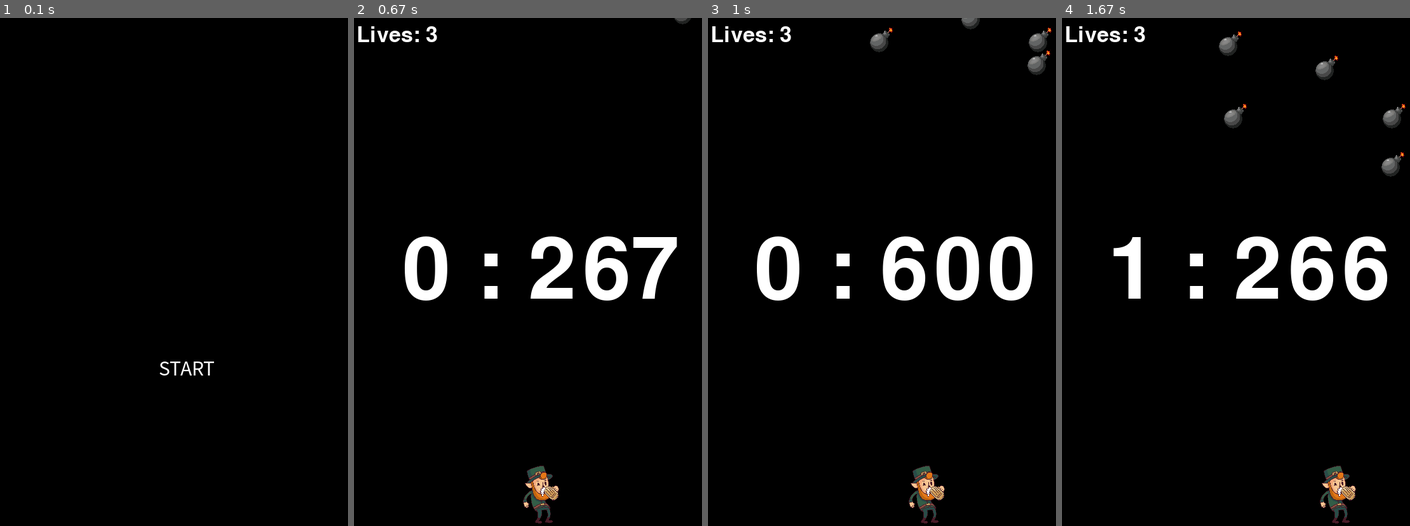
Above: before the commit, frames 1-4 (left to right).
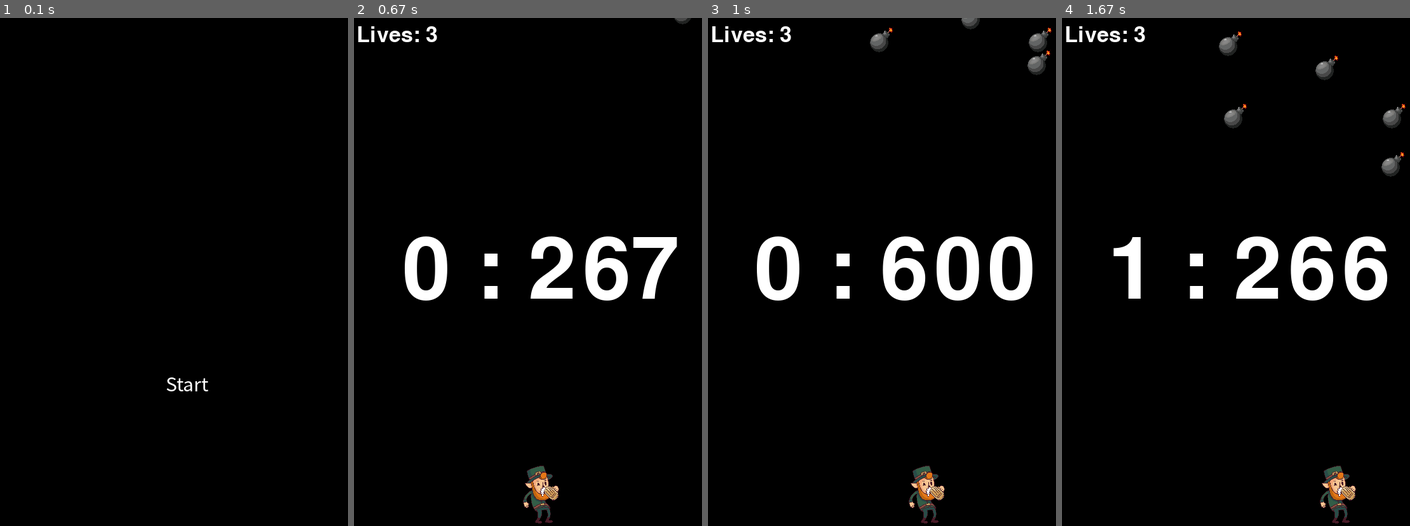
Above: after the commit, the same moments.

Repository: SKHU-OSS-2024-2/pygame-delta-avoiding-bomb
Game: pygame game, started from bomb_game/bomb_game.py
Two runs of this game, one before a commit and one after it. Both use one fixed random seed, a clock stepped at 60 frames per second and the inputs below.
Inputs (mouse positions are in pixels of both pictures, inside the frame that each line leads up to):
- Up to frame 1 (0.1 s): no input
- Up to frame 2 (0.67 s): click (541, 383) at 0.38 s, where only the run after the commit has a clickable "Start"
- Up to frame 3 (1 s): hold Right from 0.67 s (still down); move the mouse to (882, 292) at 0.7 s
- Up to frame 4 (1.67 s): release Right at 1.13 s; hold Right 1.17-1.63 s

The runs differ from the first frame. In frame 1, 0.3% of the frame differs, in the area x 45-62%, y 67-74%; in frame 2, nothing differs; in frame 3, nothing differs; in frame 4, nothing differs.

Commit message:
Feat : 시작 버튼 위치와 크기 조정

Diff:
--- a/bomb_game/bomb_game.py
+++ b/bomb_game/bomb_game.py
@@ -181,7 +181,7 @@
                 pygame.quit()
                 quit()
 
-        strBtn=button("START",200,500,200,100,action=True,fcolor=WHITE)
+        strBtn=button("Start",100,525,400,100,action=True,fcolor=WHITE)
         if strBtn == True:
             return runGame()
         pygame.display.update()
